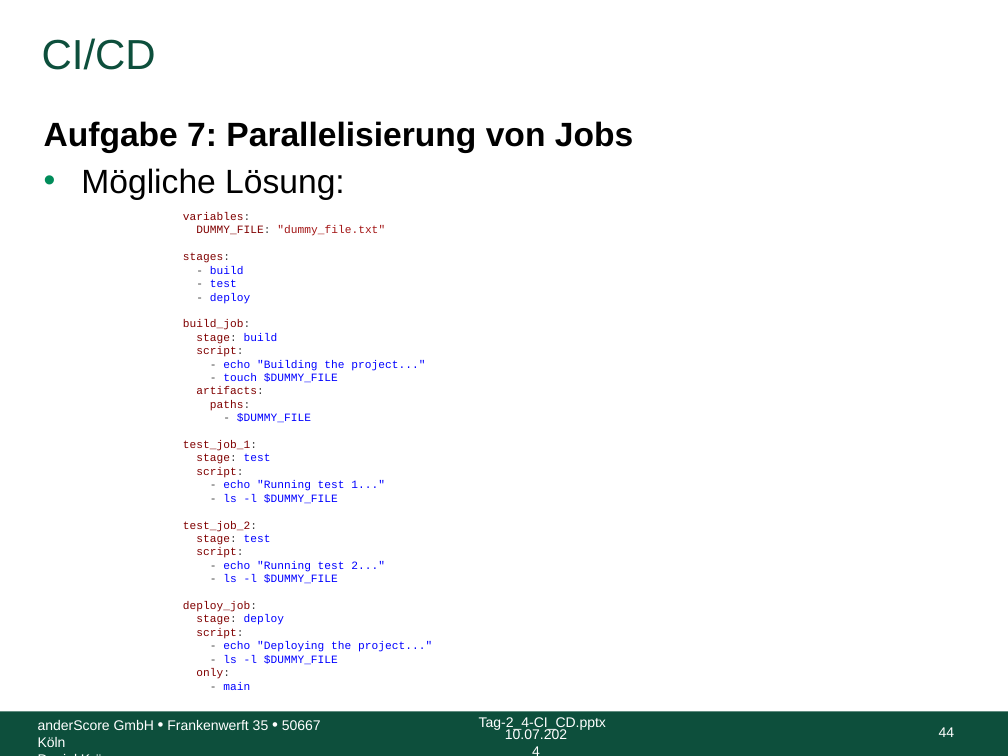
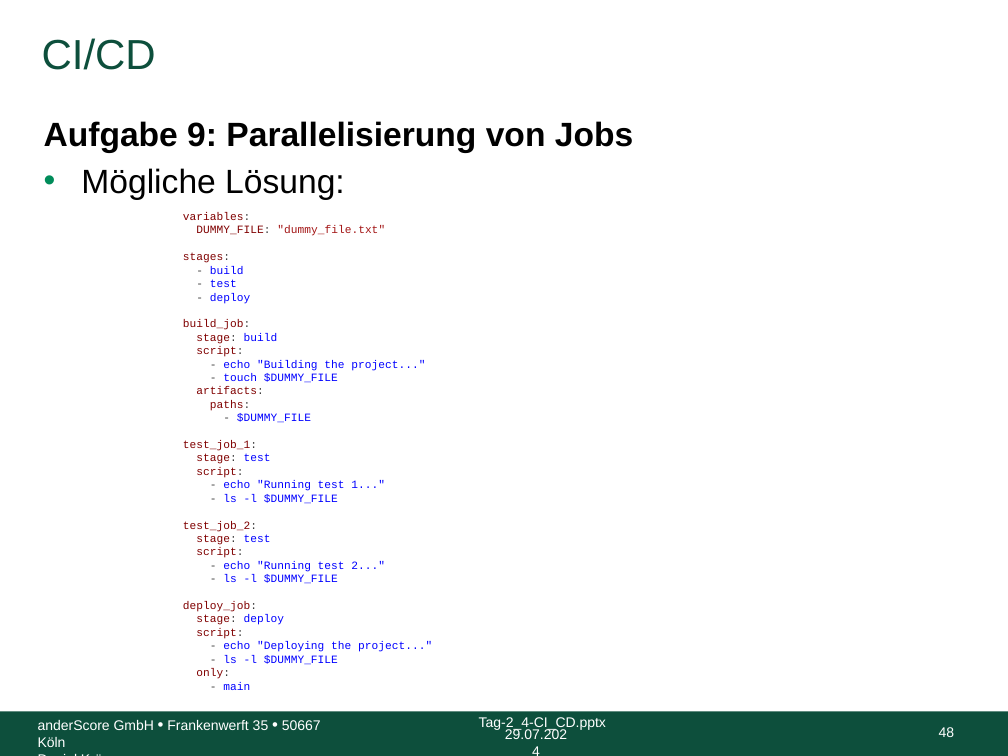
Before and after one commit to anderscore-gmbh/gitlab, a slide deck: slide 48 of slides/Tag-2_4-CI_CD.pptx (slide 44 before the commit). Drawn at 1008x756 pixels with LibreOffice and Linux fonts; fonts in the diff are those of the drawing; background and template pictures are left out. Boxes give left, top, right and bottom in pixels: in the first picture for what was removed or moved away, otherwise in the second. Text is boxed around its words. In the diff, an @@ line names an element or a change of style, - is before the commit and + after.

Commit message:
Reduzierung Text tag 2 Aufgaben zu CI-CD

```diff
--- a/slides/Tag-2_4-CI_CD.pptx
+++ b/slides/Tag-2_4-CI_CD.pptx
@@ text at (44, 121, 633, 153): text changed @@
-Aufgabe 7: Parallelisierung von Jobs
+Aufgabe 9: Parallelisierung von Jobs
@@ text at (505, 729, 567, 739): text changed @@
-10.07.2024
+29.07.2024
@@ page number at (939, 727, 955, 737): text changed @@
-44
+48
```
Also in this commit, not shown: 42 other slides changed, 4 slides added, 6 other files.
